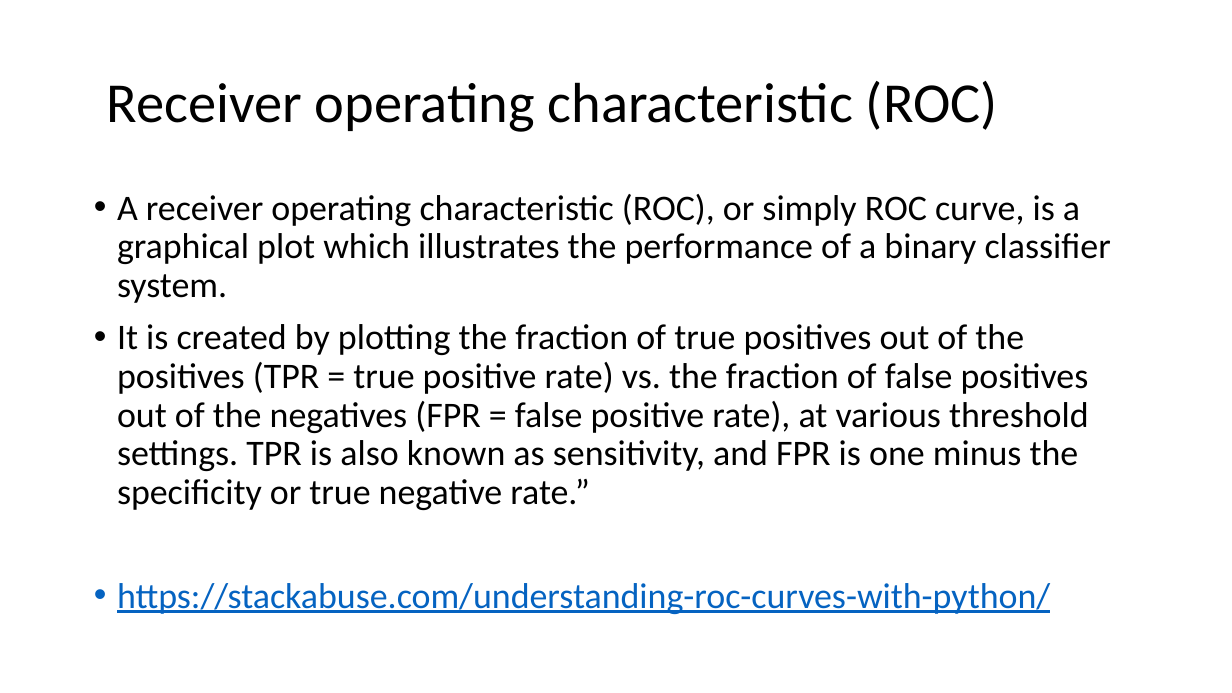
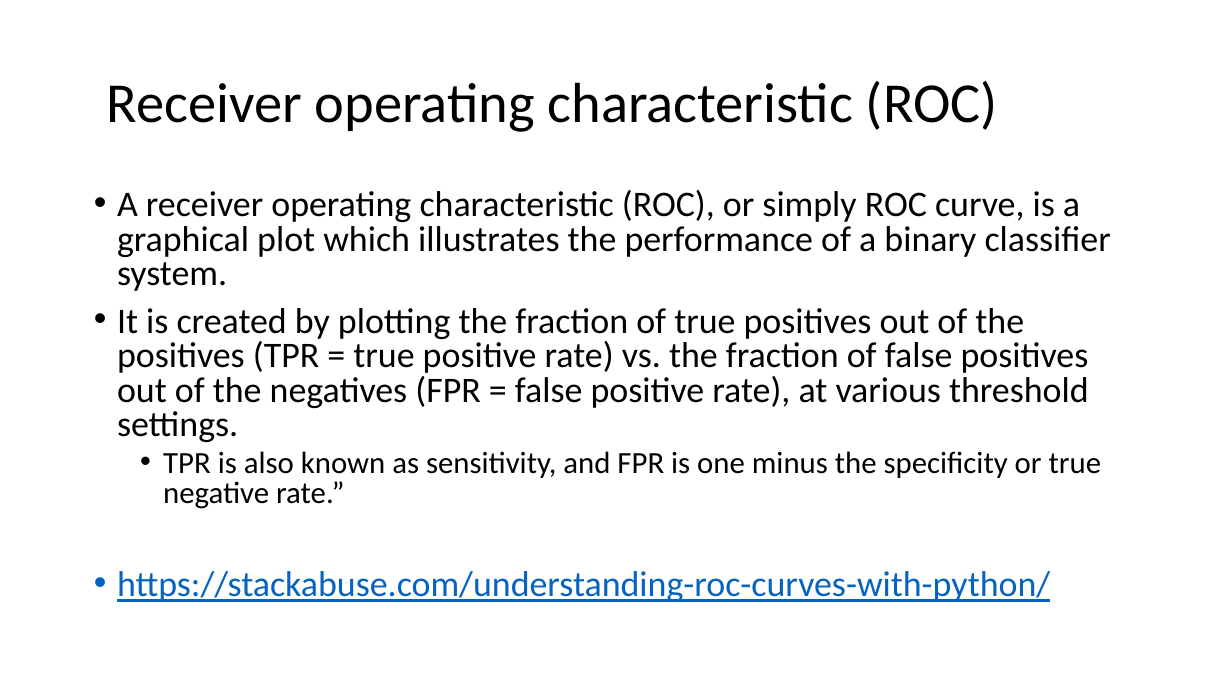
Before and after one commit to FranzGH/IoT_ML, a slide deck: slide 55 of Model selection.pptx. Drawn at 1232x693 pixels with LibreOffice and Linux fonts; fonts in the diff are those of the drawing. Boxes give left, top, right and bottom in pixels: in the first picture for what was removed or moved away, otherwise in the second. Text is boxed around its words. In the diff, an @@ line names an element or a change of style, - is before the commit and + after.

```diff
--- a/Model selection.pptx
+++ b/Model selection.pptx
@@ text at (117,190,1111,602): line spacing 0.9 to 0.8 @@
@@ text at (117,308,1102,509): text changed @@
-• It is created by plotting the fraction of true positives out of the positives (TPR = true positive rate) vs. the fraction of false positives out of the negatives (FPR = false positive rate), at various threshold settings. TPR is also known as sensitivity, and FPR is one minus the specificity or true negative rate.”
+• It is created by plotting the fraction of true positives out of the positives (TPR = true positive rate) vs. the fraction of false positives out of the negatives (FPR = false positive rate), at various threshold settings.
+  • TPR is also known as sensitivity, and FPR is one minus the specificity or true negative rate.”
```
Also in this commit, not shown: 11 other slides changed, 12 other files.
